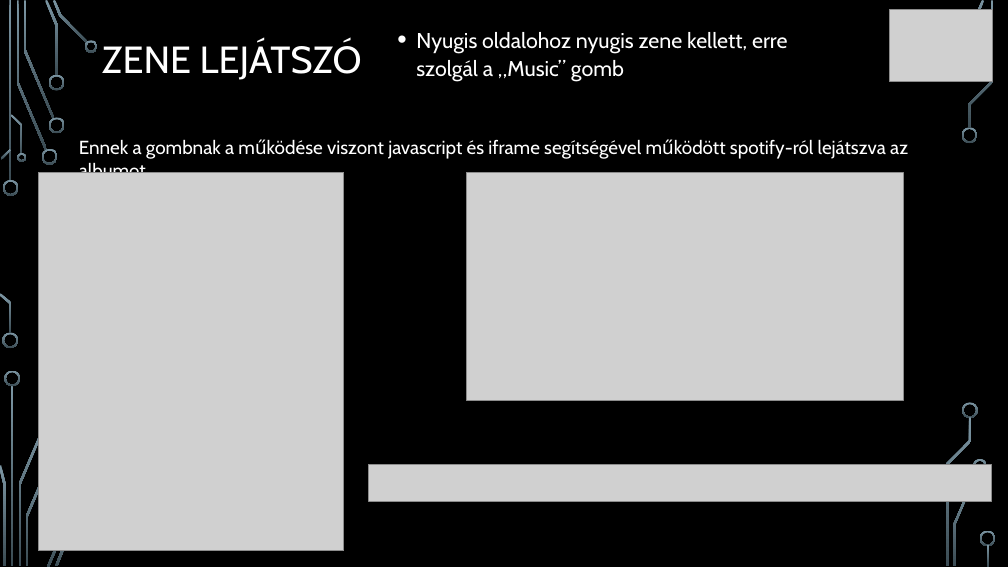
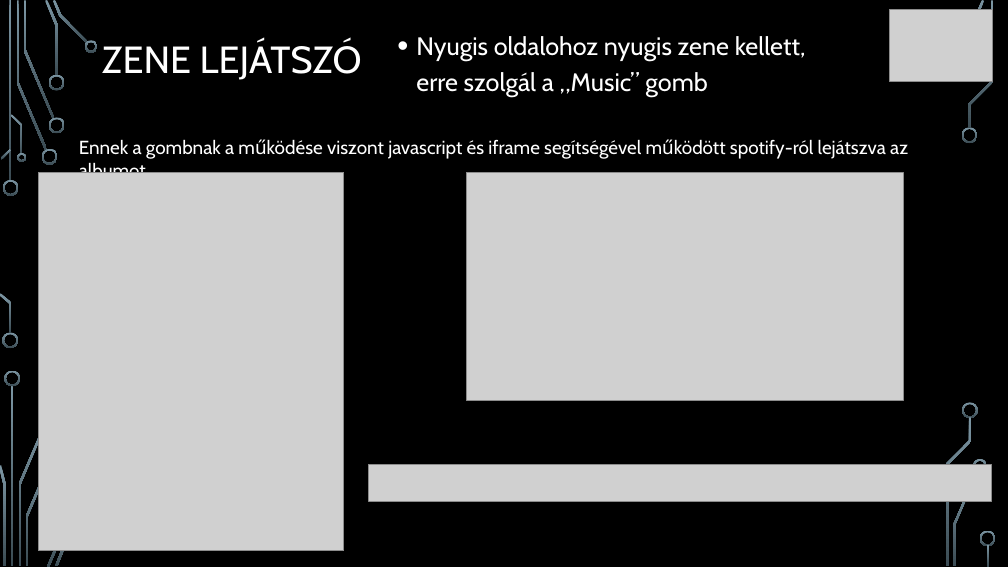
Before and after one commit to BlokOfWood/komplexprogramozasmegoldas, a slide deck: slide 5 of Komplex-programozás-project.pptx. Drawn at 1008x567 pixels with LibreOffice and Linux fonts; fonts in the diff are those of the drawing; grey boxes stand for pictures; background and template pictures are left out. Boxes give left, top, right and bottom in pixels: in the first picture for what was removed or moved away, otherwise in the second. Text is boxed around its words. In the diff, an @@ line names an element or a change of style, - is before the commit and + after.

```diff
--- a/Komplex-programozás-project.pptx
+++ b/Komplex-programozás-project.pptx
@@ text "Nyugis oldalohoz nyugis zene kellett, ..." at [416,36,806,97]: size 20.4 to 24 pt; line spacing 1.1 to 1.2 @@
```
Also in this commit, not shown: 1 other slide changed, 1 slide added.
